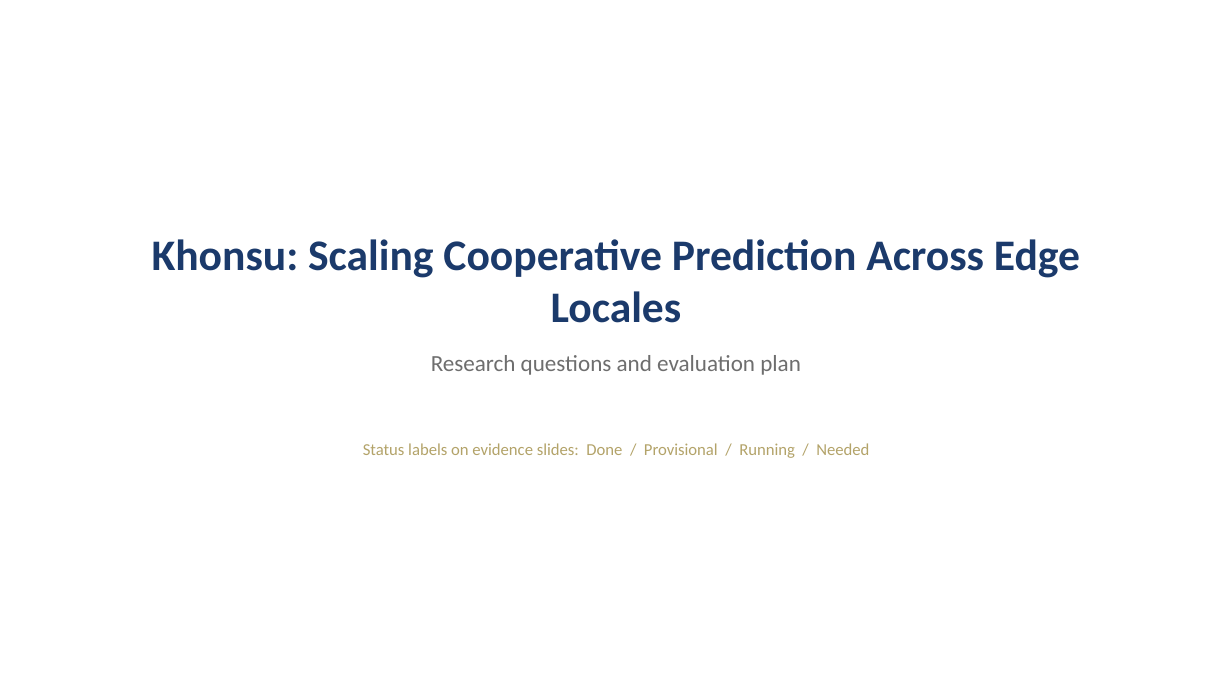
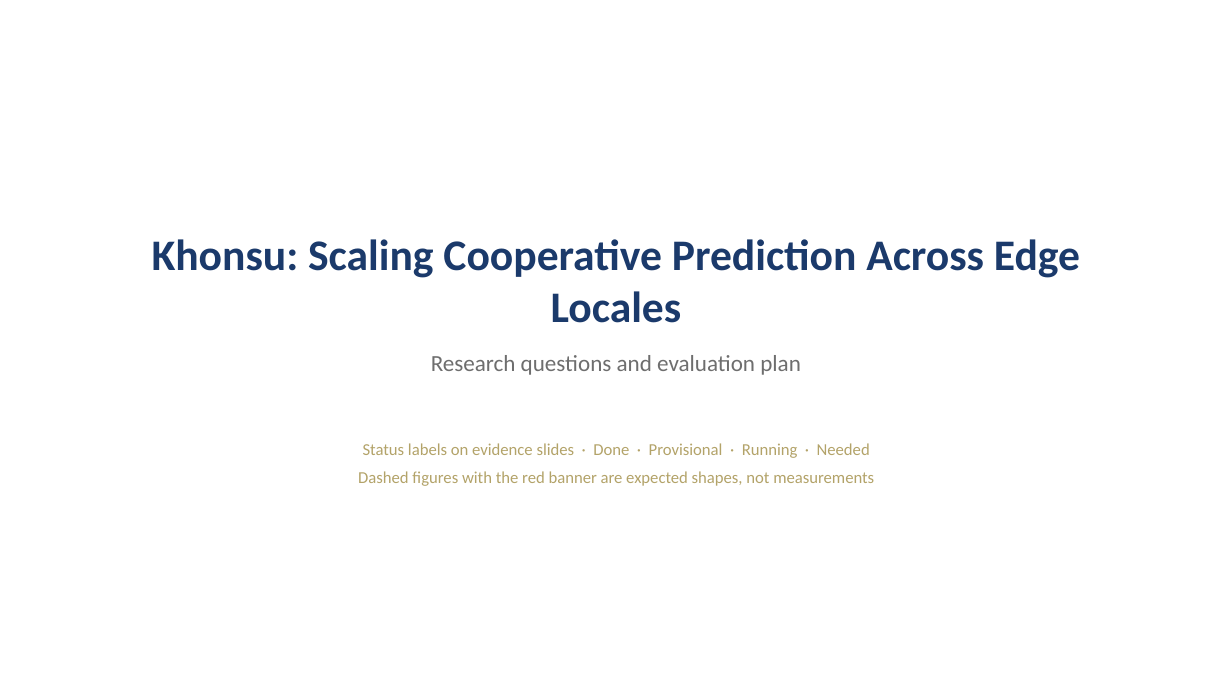
Before and after one commit to tlandle/eCAV, a slide deck: slide 1 of docs/kb/decks/khonsu_story_2026-09-04.pptx. Drawn at 1232x693 pixels with LibreOffice and Linux fonts; fonts in the diff are those of the drawing. Boxes give left, top, right and bottom in pixels: in the first picture for what was removed or moved away, otherwise in the second. Text is boxed around its words. In the diff, an @@ line names an element or a change of style, - is before the commit and + after.

Commit message:
KB deck baseline: v6 with illustrative figures

```diff
--- a/docs/kb/decks/khonsu_story_2026-09-04.pptx
+++ b/docs/kb/decks/khonsu_story_2026-09-04.pptx
@@ text at (358,443,874,486): text changed @@
-Status labels on evidence slides: Done / Provisional / Running / Needed
+Status labels on evidence slides · Done · Provisional · Running · Needed
+Dashed figures with the red banner are expected shapes, not measurements
```
Also in this commit, not shown: 11 other slides changed, 8 slides added, 3 slides removed.
